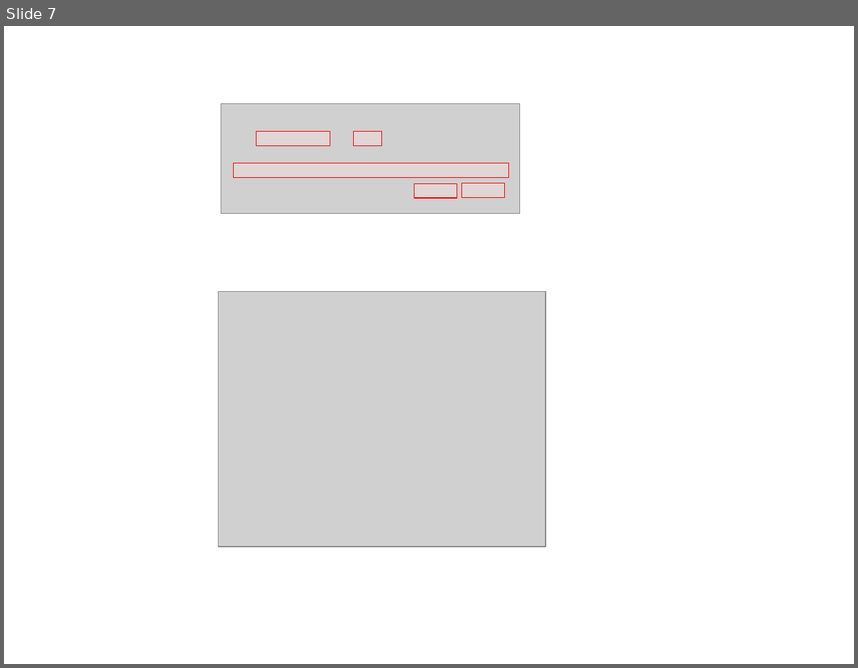
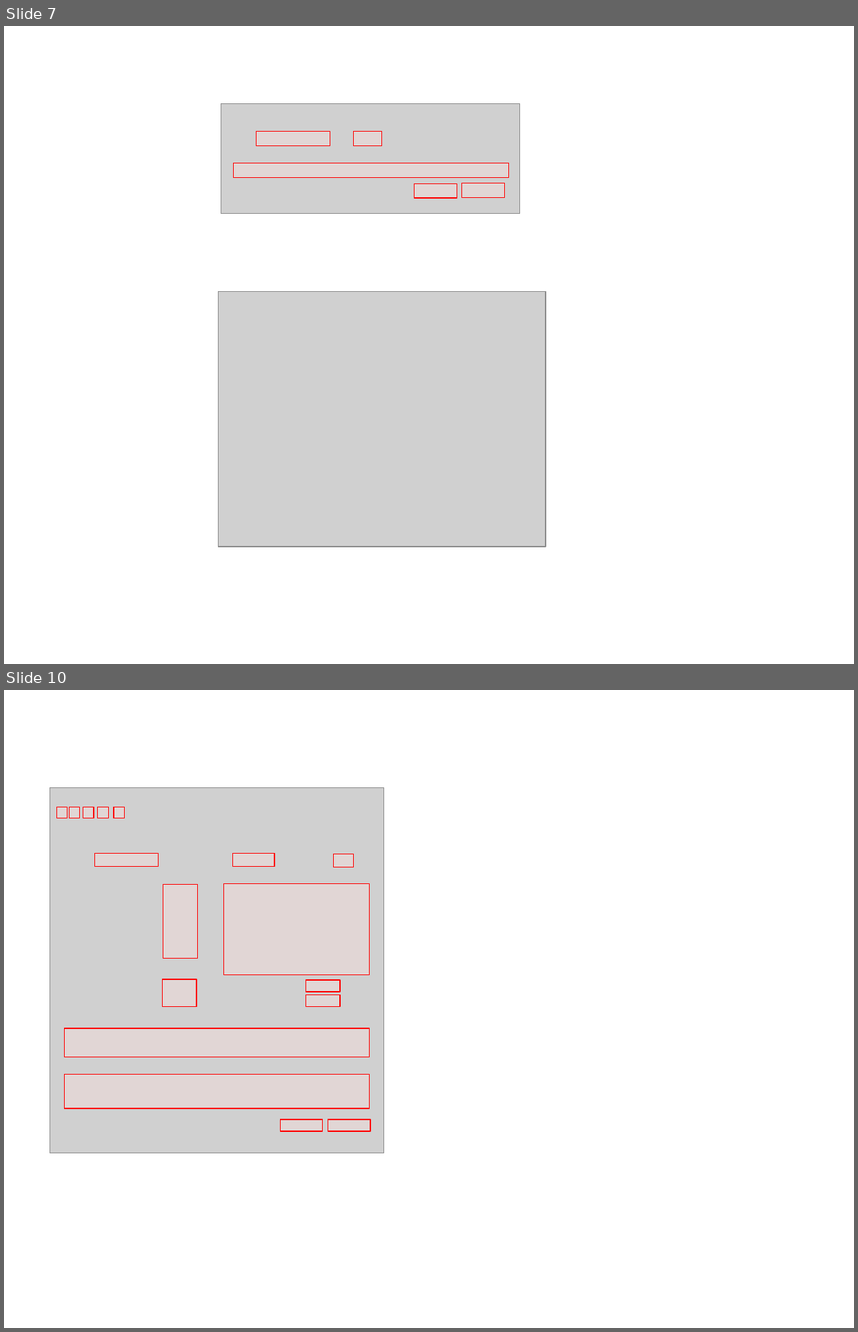
Before and after one commit to CLIMA-VECTO/vecto-sim, a slide deck: User Manual Source/material User Manual.pptx. Shown one above the other, each under a label of ours: slide 7 before the commit, slides 7 and 10 after it; the slides between them are not shown. The pictures are 858x668 and 858x1332 pixels, drawn with LibreOffice and Linux fonts; fonts in the diff are those of the drawing; grey boxes stand for pictures. Boxes give left, top, right and bottom in pixels: in the first picture for what was removed or moved away, otherwise in the second. Text is boxed around its words. In the diff, an @@ line names an element or a change of style, - is before the commit and + after.

```diff
--- a/User Manual Source/material User Manual.pptx
+++ b/User Manual Source/material User Manual.pptx
@@ slide 10 added at [4, 690, 854, 1328], background #FFFFFF @@
@@ picture added at [50, 788, 383, 1152] @@
@@ rectangle added at [56, 807, 67, 818], fill #F2DCDB at 50% opacity, outline #FF0000 0.75 pt @@
@@ rectangle added at [70, 807, 81, 818], fill #F2DCDB at 50% opacity, outline #FF0000 0.75 pt @@
@@ rectangle added at [83, 807, 94, 818], fill #F2DCDB at 50% opacity, outline #FF0000 0.75 pt @@
@@ rectangle added at [98, 807, 109, 818], fill #F2DCDB at 50% opacity, outline #FF0000 0.75 pt @@
@@ rectangle added at [114, 807, 125, 818], fill #F2DCDB at 50% opacity, outline #FF0000 0.75 pt @@
@@ rectangle added at [95, 854, 159, 866], fill #F2DCDB at 50% opacity, outline #FF0000 0.75 pt @@
@@ rectangle added at [232, 854, 274, 866], fill #F2DCDB at 50% opacity, outline #FF0000 0.75 pt @@
@@ rectangle added at [333, 854, 353, 866], fill #F2DCDB at 50% opacity, outline #FF0000 0.75 pt @@
@@ rectangle added at [163, 884, 197, 958], fill #F2DCDB at 50% opacity, outline #FF0000 0.75 pt @@
@@ rectangle added at [223, 884, 369, 975], fill #F2DCDB at 50% opacity, outline #FF0000 0.75 pt @@
@@ rectangle added at [162, 979, 196, 1006], fill #F2DCDB at 50% opacity, outline #FF0000 0.75 pt @@
@@ rectangle added at [306, 980, 340, 992], fill #F2DCDB at 50% opacity, outline #FF0000 0.75 pt @@
@@ rectangle added at [306, 994, 340, 1006], fill #F2DCDB at 50% opacity, outline #FF0000 0.75 pt @@
@@ rectangle added at [64, 1028, 369, 1057], fill #F2DCDB at 50% opacity, outline #FF0000 0.75 pt @@
@@ rectangle added at [64, 1074, 369, 1108], fill #F2DCDB at 50% opacity, outline #FF0000 0.75 pt @@
@@ rectangle added at [280, 1119, 322, 1131], fill #F2DCDB at 50% opacity, outline #FF0000 0.75 pt @@
@@ rectangle added at [328, 1119, 370, 1131], fill #F2DCDB at 50% opacity, outline #FF0000 0.75 pt @@
```
Also in this commit, not shown: 5 other slides added, 6 slides removed, 39 other files.
